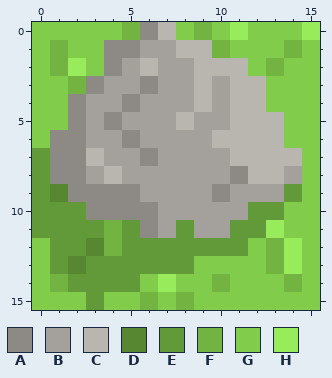
One commit to this pixel-art sprite: public/images/mountain.png. Above, as it was before the edit.
The file is 16x16 pixels. Colours within 5 levels of each other are drawn and written as one.
Palette (. is transparent): A #8d8a85  B #a4a19c  C #b9b5af  D #578731  E #629a39  F #73b342  G #82cc4c  H #98eb5a
New version:
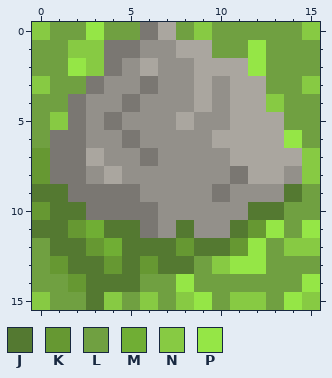
Colours new in this view: J #547931  K #669832  L #70a041  M #70ae34  N #87ca43  P #95e646
Edits made:
colour A: #8d8a85 -> #7a7772
colour B: #a4a19c -> #93908a
colour C: #b9b5af -> #aaa69f
y 0: x 0..5 GGGGGF -> NLLPLL; x 8..15 GFGHGGGH -> LNLLLLLN
y 1: x 0..3 GFGG -> LLNN; x 10..15 FGGGFG -> LLPLLL
y 2: x 0..3 GFHG -> LLPN; x 12..15 GFGG -> PLLL
y 3: x 0..2 GGF -> NLL; x 13..15 GGG -> LLN
y 4: x 0..1 GG -> LL; x 13..15 GGG -> NLL
y 5: x 0..1 GG -> LN; x 14..15 GG -> LL
y 6: x 0 G -> L; x 14..15 GG -> PL
y 7..8: x 0 E -> K; x 15 G -> N
y 9: x 0..1 ED -> JJ; x 14..15 EG -> JL
y 10: x 0..2 EEE -> KJJ; x 12..15 EEGG -> JJLL
y 11: x 0..5 EEEEFE -> JJKMJJ; x 8 E -> J; x 11..15 EEHGG -> JKPLP
y 12: x 0..15 GEEDFEEEEEEEGFHG -> LJJKMJJJKJJKPLNN
y 13: x 0..15 GEDEEEEEEGGGGFHG -> LKJJKJKJJLNPPLLL
y 14: x 0..15 GFEEEEGHGGFGGGFG -> LLKJJJLLPLLLLLLP
y 15: x 0..15 GGGEGGFGFGGGGGGG -> NLLJNLNLNPLNNLPN
Where, in picture pixels (left, top, right, bottom), the same in both pictures:
changed: (32, 22, 320, 310)
